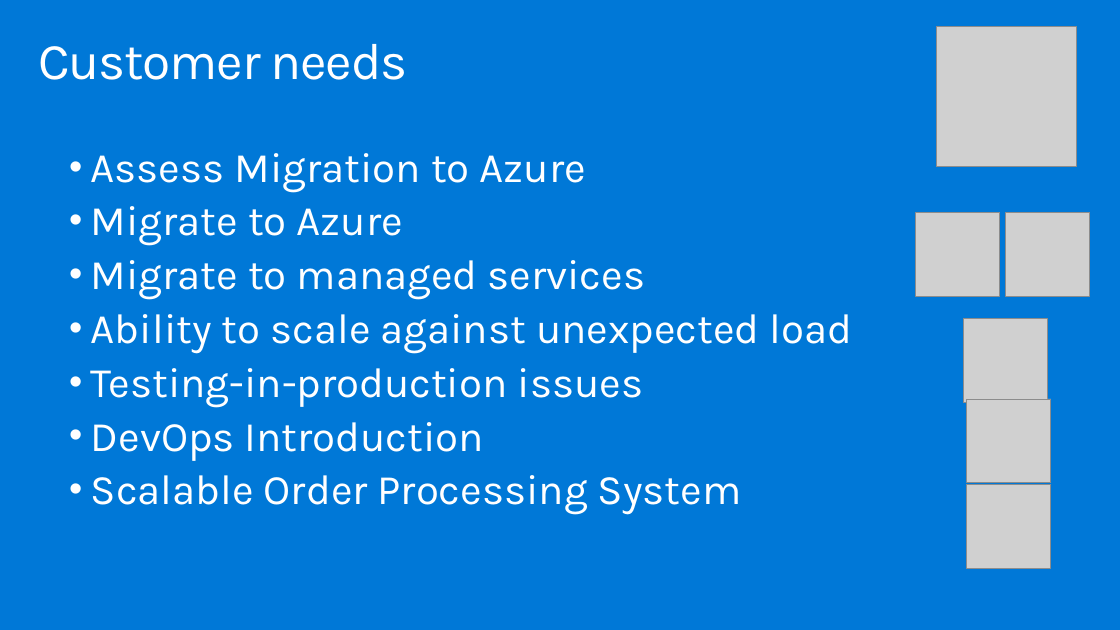
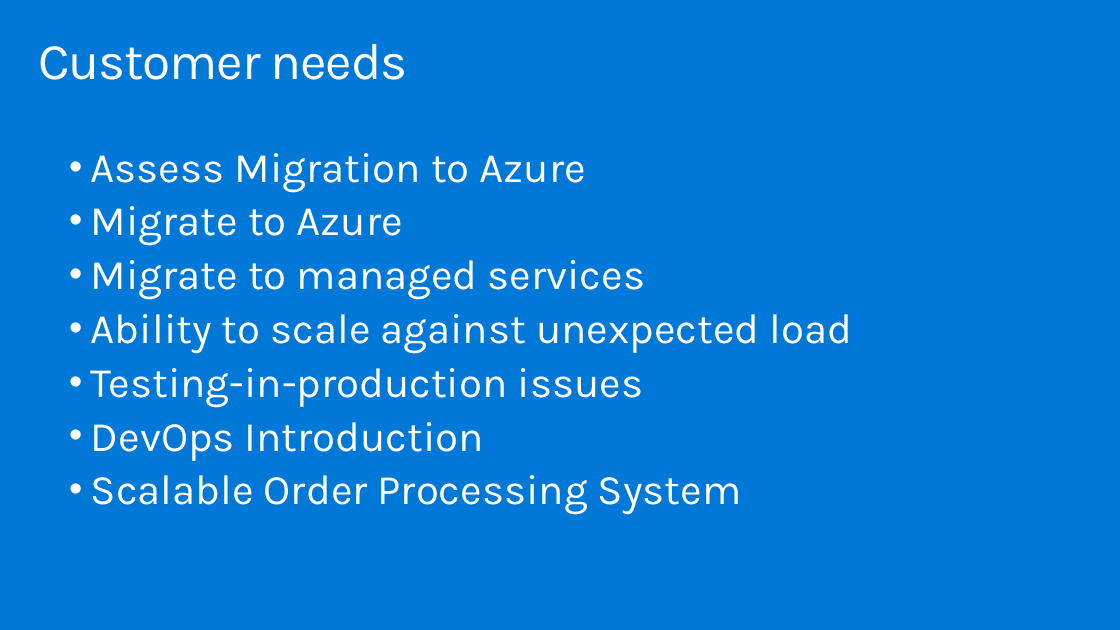
Before and after one commit to zhangchl007/MCW-App-modernization, a slide deck: slide 6 of Whiteboard design session/WDS trainer presentation - App modernization.pptx. Drawn at 1120x630 pixels with LibreOffice and Linux fonts; fonts in the diff are those of the drawing; grey boxes stand for pictures. Boxes give left, top, right and bottom in pixels: in the first picture for what was removed or moved away, otherwise in the second. Text is boxed around its words. In the diff, an @@ line names an element or a change of style, - is before the commit and + after.

```diff
--- a/Whiteboard design session/WDS trainer presentation - App modernization.pptx
+++ b/Whiteboard design session/WDS trainer presentation - App modernization.pptx
@@ picture removed at (937, 27, 1077, 167) @@
@@ picture removed at (916, 212, 1000, 296) @@
@@ picture removed at (1006, 212, 1090, 296) @@
@@ picture removed at (964, 319, 1048, 403) @@
@@ picture removed at (967, 399, 1051, 483) @@
@@ picture removed at (967, 485, 1051, 569) @@
```
Also in this commit, not shown: 5 other files.
